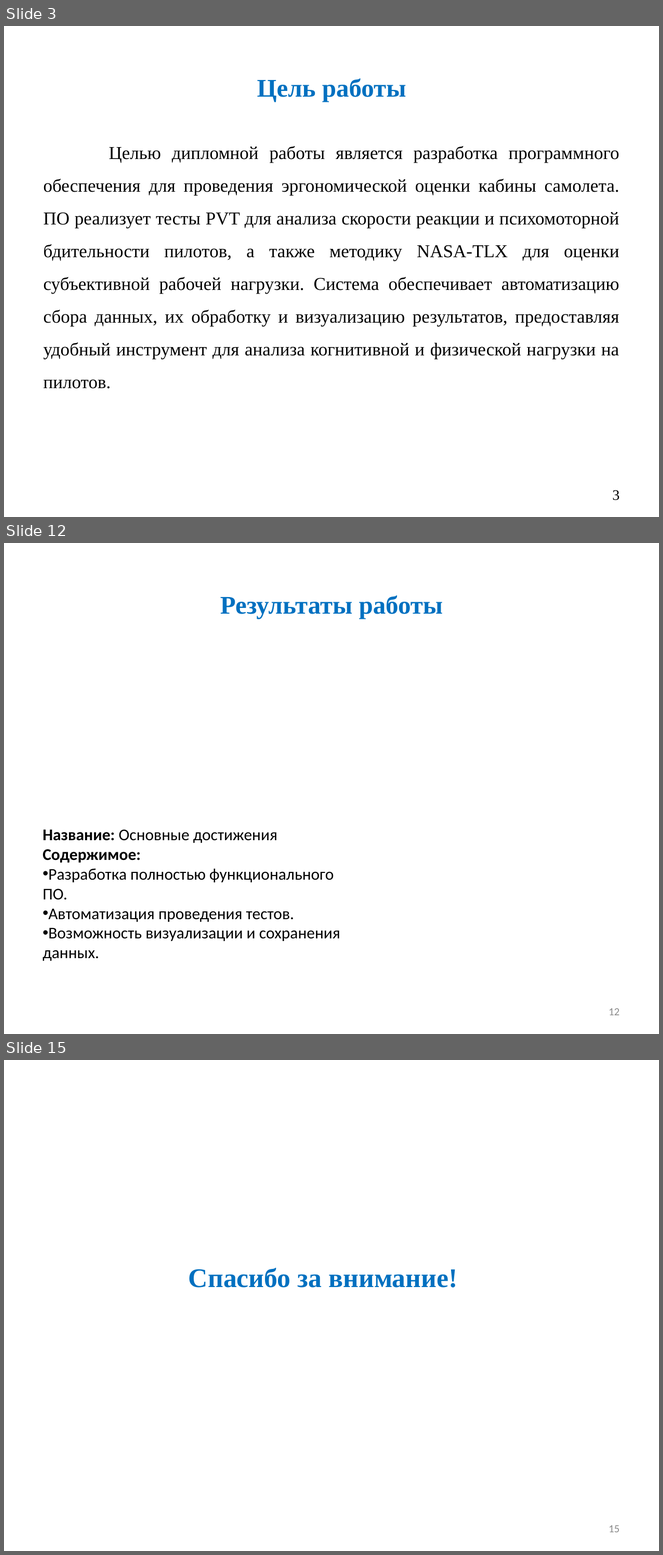
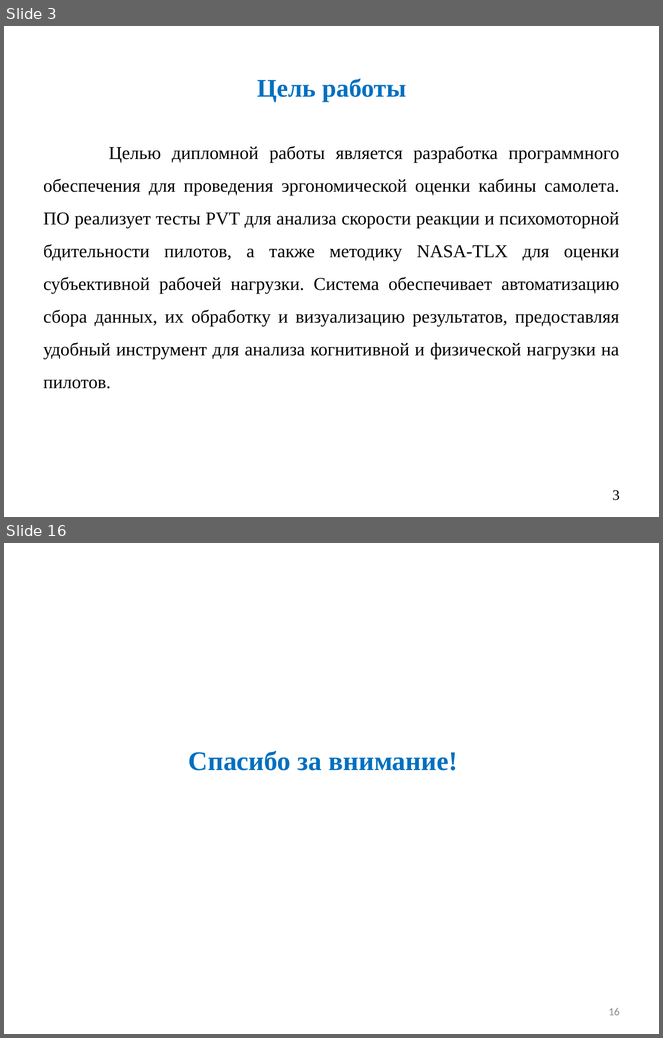
Before and after one commit to Ch1kez/PVT_NASA-TLX, a slide deck: Диплом/Презентация/презентация Курнаев.pptx. Shown one above the other, each under a label of ours: slides 3, 12 and 15 before the commit, slides 3 and 16 after it; the slides between them are not shown. The pictures are 663x1555 and 663x1038 pixels, drawn with LibreOffice and Linux fonts; fonts in the diff are those of the drawing. Boxes give left, top, right and bottom in pixels: in the first picture for what was removed or moved away, otherwise in the second. Text is boxed around its words. In the diff, an @@ line names an element or a change of style, - is before the commit and + after.

```diff
--- a/Диплом/Презентация/презентация Курнаев.pptx
+++ b/Диплом/Презентация/презентация Курнаев.pptx
@@ slide 12 removed at [4, 543, 659, 1034], background #FFFFFF @@
@@ title removed at [220, 596, 443, 619] @@
-Результаты работы
@@ text removed at [42, 830, 340, 962] @@
-Название: Основные достижения
-Содержимое:
-• Разработка полностью функционального ПО.
-• Автоматизация проведения тестов.
-• Возможность визуализации и сохранения данных.
@@ page number removed at [609, 1008, 620, 1016] @@
-12
@@ what was slide 15 is now slide 16 @@
@@ page number at [609, 1008, 620, 1016]: text changed @@
-15
+16
```
Also in this commit, not shown: 5 slides changed, 8 slides added, 8 other slides removed, 1 other file.
